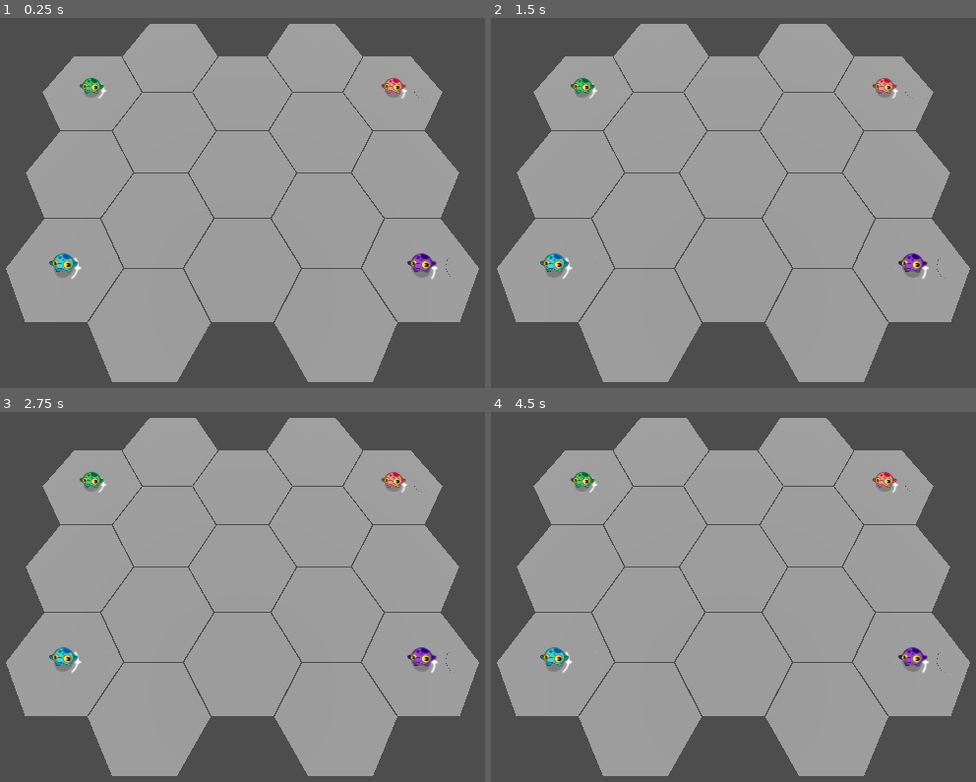
Above: before the commit, frames 1-4 (two rows, left to right).
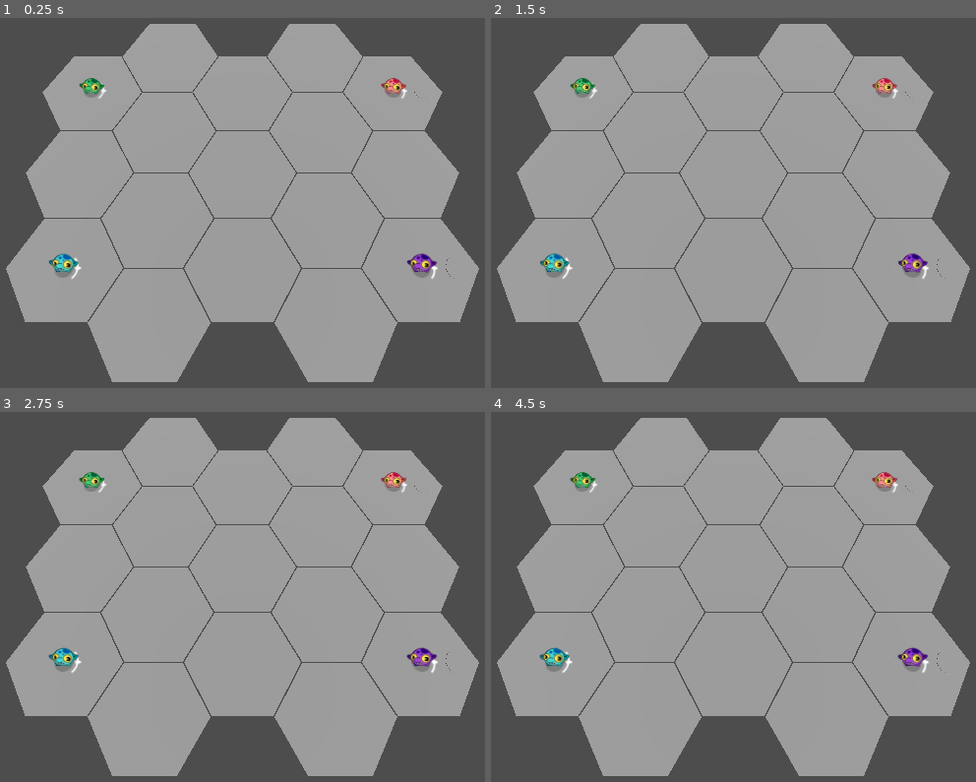
Above: after the commit, the same moments.

Repository: sarugami/FGJ24
Game: Godot game, scene res://game.tscn
Same seed, same stepped clock (60 frames per second), same inputs: the game is played once before the commit and once after it.
Inputs:
- Up to frame 1 (0.25 s): no input
- Up to frame 2 (1.5 s): tap Enter at 0.5 s
- Up to frame 3 (2.75 s): no input
- Up to frame 4 (4.5 s): tap Space at 4.25 s

The runs differ from the first frame. In frame 1, 0.2% of the frame differs, in the area x 9-91%, y 16-69%; in frame 2, less than 0.1%; in frame 3, 0.2%; in frame 4, 0.3%.

Commit message:
animators

Diff:
--- a/player.gd
+++ b/player.gd
@@ -25,6 +25,8 @@
 var can_dash = true
 var dash_destination
 var dash_starting_point
+var bonk_ready = false
+var movement_enabled = true
 
 func _ready():
 	#sprite_3d.modulate = PLAYER_COLOR
@@ -37,7 +39,6 @@
 	(sprites.find_child("Decal") as Sprite3D).modulate = PLAYER_COLOR_HIGHLIGHT
 	(sprites.find_child("Mouth") as Sprite3D).modulate = Color("white")
 
-
 func _physics_process(_delta):
 	## input handling
 	var movement_direction = Input.get_vector("left_" + str(PLAYER_NUMBER), "right_" + str(PLAYER_NUMBER), "up_" + str(PLAYER_NUMBER), "down_" + str(PLAYER_NUMBER))
@@ -48,12 +49,17 @@
 	if dash_destination:
 		if position.distance_to(dash_starting_point) >= DASH_LENGTH:
 			dash_destination = null
-	elif direction:
+	elif direction && movement_enabled:
 		velocity.x = direction.x * SPEED
 		velocity.z = direction.z * SPEED
 	else:
 		velocity.x = move_toward(velocity.x, 0, FRICTION)
 		velocity.z = move_toward(velocity.z, 0, FRICTION)
+
+	if !velocity && (sprites.find_child("Animation") as AnimationPlayer).current_animation != "Idle":
+		(sprites.find_child("Animation") as AnimationPlayer).play("Idle")
+	elif velocity && (sprites.find_child("Animation") as AnimationPlayer).current_animation != "Run":
+		(sprites.find_child("Animation") as AnimationPlayer).play("Run")
 
 	if aim:
 		attackArea.rotation.y = Vector2(aim_direction.x, aim_direction.y * -1).angle()
@@ -90,17 +96,19 @@
 		dash_timer.start()
 
 func attack():
-	print_debug("start attack")
+	movement_enabled = false
 	bonk_cherge_timer.start()
 
 func cancelAttack():
-	print_debug("cancel attack")
-	bonk_cherge_timer.stop()
+	movement_enabled = true
+	if !bonk_ready:
+		bonk_cherge_timer.stop()
+	else:
+		attackAreaCollider.disabled = false
+		bonk_effect_timer.start()
 
 func _on_bonk_charge_timer_timeout():
-	print_debug("bonk")
-	attackAreaCollider.disabled = false
-	bonk_effect_timer.start()
+	bonk_ready = true
 
 func _on_dash_timer_timeout():
 	can_dash = true
@@ -109,13 +117,21 @@
 func _on_player_collision_area_area_entered(area):
 	print_debug("Area collided: " + str(area.global_position))
 	print_debug("Current position: " + str(position))
-	velocity = (area.position - position) * BOUNCE_SPEED
+
+	velocity = Vector3(clamp(area.global_position.x - position.x, -10, 10) * BOUNCE_SPEED, 0, clamp(area.global_position.z - position.z, -10, 10) * BOUNCE_SPEED)
+	print_debug("Bonk velocity: " + str(velocity))
+	movement_enabled = false
 
 func _on_player_collision_area_body_entered(body):
 	if !dash_destination:
-		print_debug(str(PLAYER_NUMBER) + " entered collider velocity: " + str(body.velocity))
+		#print_debug(str(PLAYER_NUMBER) + " entered collider velocity: " + str(body.velocity))
 		velocity = body.velocity
 
 
 func _on_bonk_effect_timer_timeout():
 	attackAreaCollider.disabled = true
+
+
+
+func _on_stun_timer_timeout():
+	movement_enabled = true
--- a/player.tscn
+++ b/player.tscn
@@ -19,6 +19,7 @@
 collision_priority = 2.0
 axis_lock_linear_y = true
 script = ExtResource("1_4qlm8")
+BOUNCE_SPEED = 100
 DASH_SPEED = 2
 
 [node name="Sprites" parent="." instance=ExtResource("2_47dxv")]
@@ -53,6 +54,9 @@
 wait_time = 0.254
 one_shot = true
 
+[node name="StunTimer" type="Timer" parent="."]
+one_shot = true
+
 [node name="AttackArea" type="Node3D" parent="."]
 
 [node name="Sprite3D" type="Sprite3D" parent="AttackArea"]
@@ -81,3 +85,4 @@
 [connection signal="timeout" from="DashTimer" to="." method="_on_dash_timer_timeout"]
 [connection signal="timeout" from="BonkEffectTimer" to="." method="_on_bonk_effect_timer_timeout"]
 [connection signal="timeout" from="BonkChargeTimer" to="." method="_on_bonk_charge_timer_timeout"]
+[connection signal="timeout" from="StunTimer" to="." method="_on_stun_timer_timeout"]
